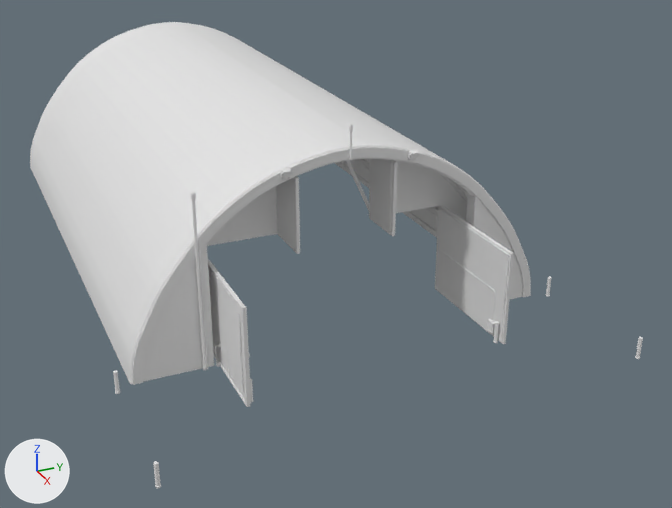
What one commit did to the glTF model drone-flyby/datasets/model_match/_baked/hangar_nato_shelter.glb.
Before and after are seen from a camera (50 mm lens) standing at (1.213, -0.424, 0.564) and looking at (0.098, 0.078, 0.007). The axes (+X, +Y, +Z) are drawn at lower left. The lights are the same throughout. The first picture is the older version. Materials are left out; every surface is plain grey.

The first picture shows 'part_0', 'part_12', 'part_13', 'part_14', 'part_15', 'part_2' and 8 more.
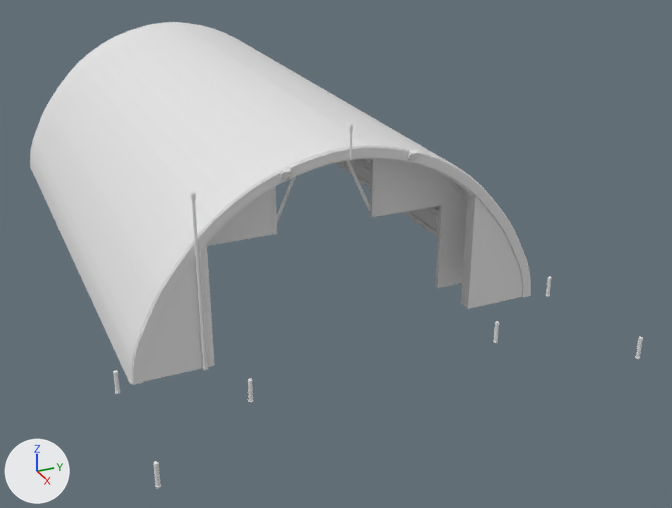
Where the change shows, as pixel boxes [x1, y1, x2, y2] in the pictures (672 x 508 px):
'part_13', deleted
    before: [435, 205, 514, 344]
'part_12', deleted
    before: [208, 259, 251, 407]
'part_15', deleted
    before: [369, 159, 397, 236]
'part_14', deleted
    before: [276, 176, 300, 254]

The change in detail:
Object 'part_12' (ob_part_12) is deleted.
Object 'part_13' (ob_part_13) is deleted.
Object 'part_14' (ob_part_14) is deleted.
Object 'part_15' (ob_part_15) is deleted.
